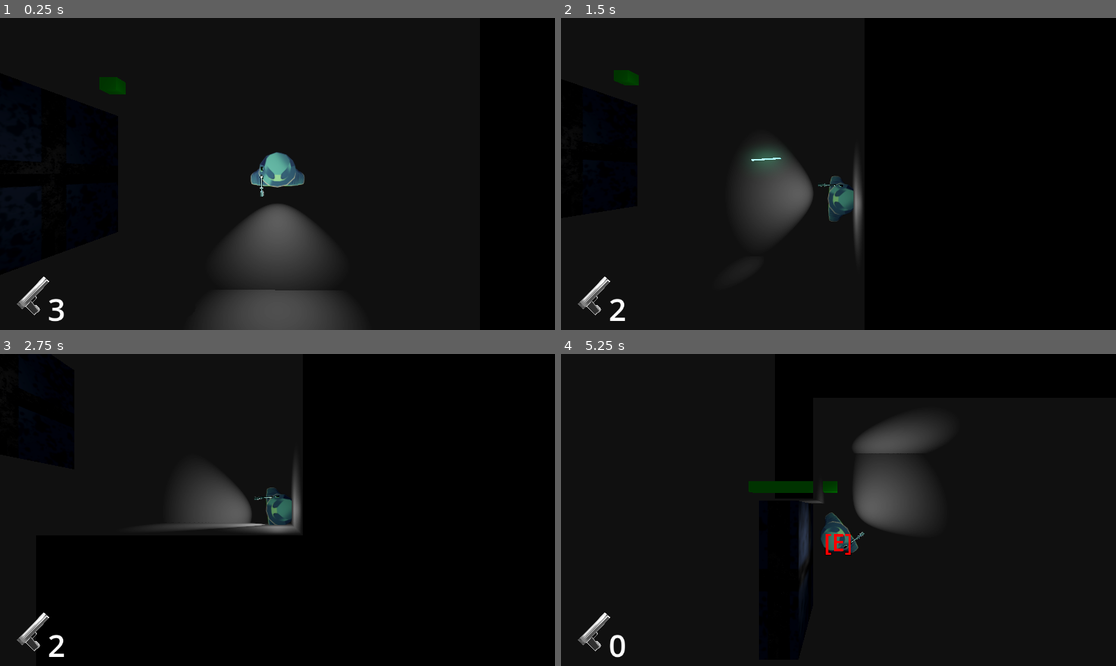
Above: before the commit, frames 1-4 (two rows, left to right).
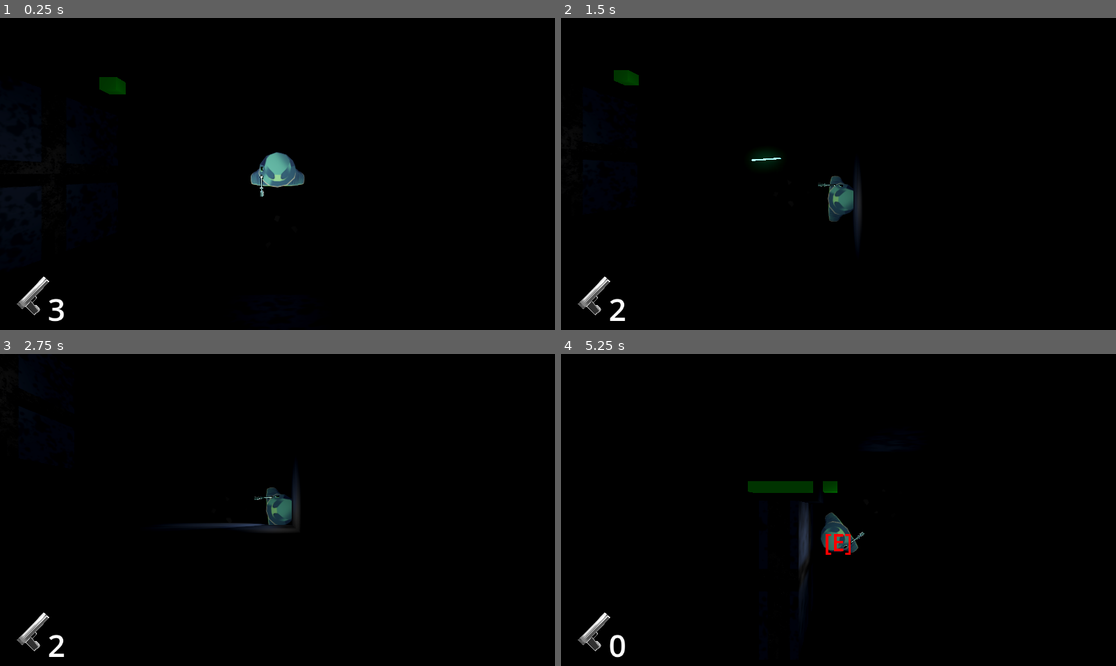
Above: after the commit, the same moments.

Repository: Evanator05/albertagamejam2023
Game: Godot game, scene res://Scenes/Level Hard.tscn
Two runs of this game, one before a commit and one after it. Both use one fixed random seed, a clock stepped at 60 frames per second and the inputs below. This scene is started directly instead of the project's main scene.
Inputs (mouse positions are in pixels of both pictures, inside the frame that each line leads up to):
- Up to frame 1 (0.25 s): no input
- Up to frame 2 (1.5 s): move the mouse to (960, 158) at 0.52 s; hold D (moveRight) 0.53-1.28 s; tap E (interact) at 0.6 s; move the mouse to (727, 189) at 1.27 s; hold S (moveDown) from 1.28 s (still down); click (727, 189) at 1.35 s
- Up to frame 3 (2.75 s): move the mouse to (333, 441) at 2.02 s; release S (moveDown) at 2.03 s; hold D (moveRight) from 2.03 s (still down); tap E (interact) at 2.1 s
- Up to frame 4 (5.25 s): move the mouse to (810, 572) at 2.77 s; release D (moveRight) at 2.78 s; hold W (moveUp) 2.78-3.53 s; click (810, 572) at 2.85 s; move the mouse to (1005, 556) at 3.52 s; hold A (moveLeft) 3.53-5.03 s; tap E (interact) at 3.6, 5.1 s; move the mouse to (672, 463) at 4.27 s; click (672, 463) at 4.35 s; move the mouse to (866, 510) at 5.02 s; hold S (moveDown) from 5.03 s (still down)

The runs differ from the first frame. In frame 1, 8.4% of the frame differs, in the area x 34-66%, y 53-100%; in frame 2, 4.7%; in frame 3, 3.4%; in frame 4, 5.5%.

Commit message:
level hard elevator

Diff:
--- a/Scenes/Level Hard.tscn
+++ b/Scenes/Level Hard.tscn
@@ -1,11 +1,13 @@
-[gd_scene load_steps=8 format=3 uid="uid://dtlet7u1nv4ut"]
+[gd_scene load_steps=10 format=3 uid="uid://dtlet7u1nv4ut"]
 
 [ext_resource type="PackedScene" uid="uid://c1rkum0jnbvdo" path="res://Objects/Door.tscn" id="1_6qmls"]
+[ext_resource type="Material" uid="uid://dh40gfqmsavuk" path="res://Materials/map.material" id="1_pln8i"]
 [ext_resource type="PackedScene" uid="uid://dj7iccj4gx0yh" path="res://Objects/Buttons/MultiButton.tscn" id="2_xttof"]
 [ext_resource type="PackedScene" uid="uid://b5jhlu5cuucef" path="res://Objects/Button.tscn" id="3_5c1lj"]
 [ext_resource type="PackedScene" uid="uid://dpikd35h2mjce" path="res://Objects/Player.tscn" id="4_dqswf"]
 [ext_resource type="PackedScene" uid="uid://ccoersjsjhk7s" path="res://Objects/Camera.tscn" id="5_0p8i0"]
 [ext_resource type="PackedScene" uid="uid://cnq0cu8t4e7ww" path="res://Objects/Box.tscn" id="6_g8qsy"]
+[ext_resource type="PackedScene" uid="uid://bn5pu4gcmr0oj" path="res://Objects/Elevator.tscn" id="8_ek4nu"]
 
 [sub_resource type="NavigationMesh" id="NavigationMesh_gojki"]
 vertices = PackedVector3Array(-90.25, 0.499999, -69, -89, 0.499999, -69, -89, 0.499999, -70.25, -92.75, 0.499999, -67,  …(12744 unchanged characters)…
@@ -18,12 +20,27 @@
 navigation_mesh = SubResource("NavigationMesh_gojki")
 
 [node name="CSGCombiner3D" type="CSGCombiner3D" parent="NavigationRegion3D"]
+material_override = ExtResource("1_pln8i")
 use_collision = true
 
 [node name="CSGBox3D" type="CSGBox3D" parent="NavigationRegion3D/CSGCombiner3D"]
 transform = Transform3D(1, 0, 0, 0, 1, 0, 0, 0, 1, 5, 2, 0)
 flip_faces = true
 size = Vector3(8, 4, 8)
+
+[node name="CSGBox3D42" type="CSGBox3D" parent="NavigationRegion3D/CSGCombiner3D"]
+transform = Transform3D(1, 0, 0, 0, 1, 0, 0, 0, 1, 5, -5, 0)
+flip_faces = true
+size = Vector3(2, 10, 2)
+
+[node name="CSGBox3D43" type="CSGBox3D" parent="NavigationRegion3D/CSGCombiner3D"]
+transform = Transform3D(1, 0, 0, 0, 1, 0, 0, 0, 1, -39, 12.8, 49)
+flip_faces = true
+size = Vector3(2, 12, 2)
+
+[node name="CSGBox3D44" type="CSGBox3D" parent="NavigationRegion3D/CSGCombiner3D"]
+transform = Transform3D(1, 0, 0, 0, 1, 0, 0, 0, 1, -39, 24.8, 49)
+size = Vector3(14, 12, 14)
 
 [node name="CSGBox3D15" type="CSGBox3D" parent="NavigationRegion3D/CSGCombiner3D"]
 transform = Transform3D(1, 0, 0, 0, 1, 0, 0, 0, 1.03, -6, 2, -7.675)
@@ -556,3 +573,13 @@
 [node name="Button" parent="MultiButton10" instance=ExtResource("3_5c1lj")]
 transform = Transform3D(0.305, 0, 0, 0, -1.3332e-08, 0.305, 0, -0.305, -1.3332e-08, -37, 2, -5)
 timerLength = 3.0
+
+[node name="startPos" type="Node3D" parent="."]
+transform = Transform3D(1, 0, 0, 0, 1, 0, 0, 0, 1, 5, 0, 0)
+
+[node name="endPos" type="Node3D" parent="."]
+transform = Transform3D(1, 0, 0, 0, 1, 0, 0, 0, 1, -39, 18.8, 49)
+
+[node name="Elevator" parent="." instance=ExtResource("8_ek4nu")]
+transform = Transform3D(1, 0, 0, 0, 1, 0, 0, 0, 1, -39, 8.8, 49)
+levelId = 6
